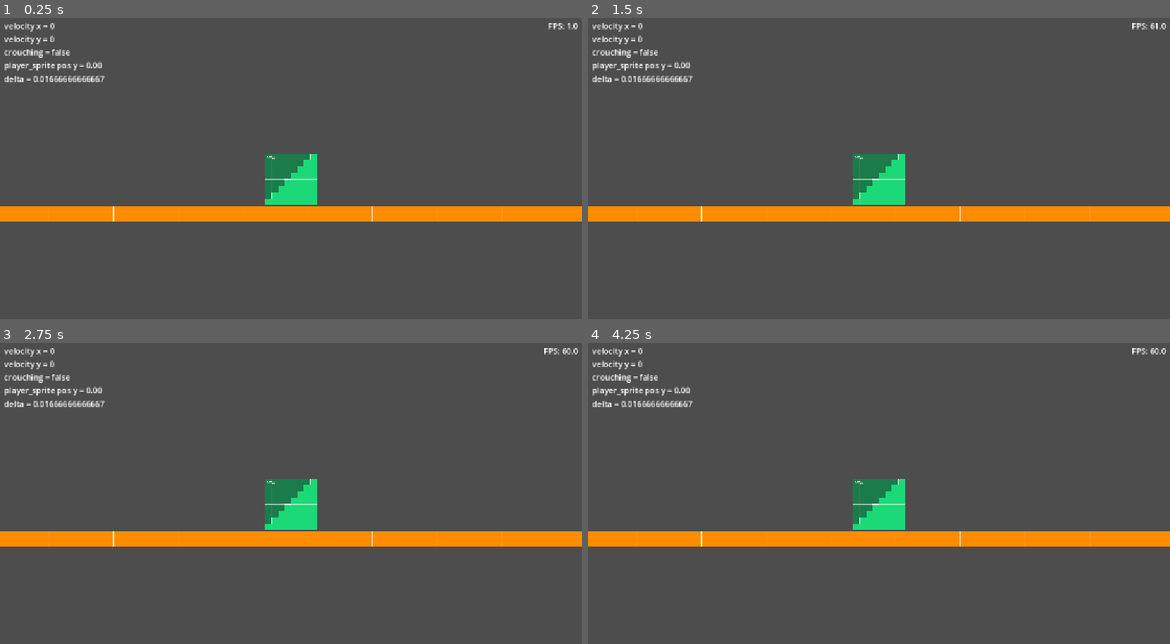
Above: before the commit, frames 1-4 (two rows, left to right).
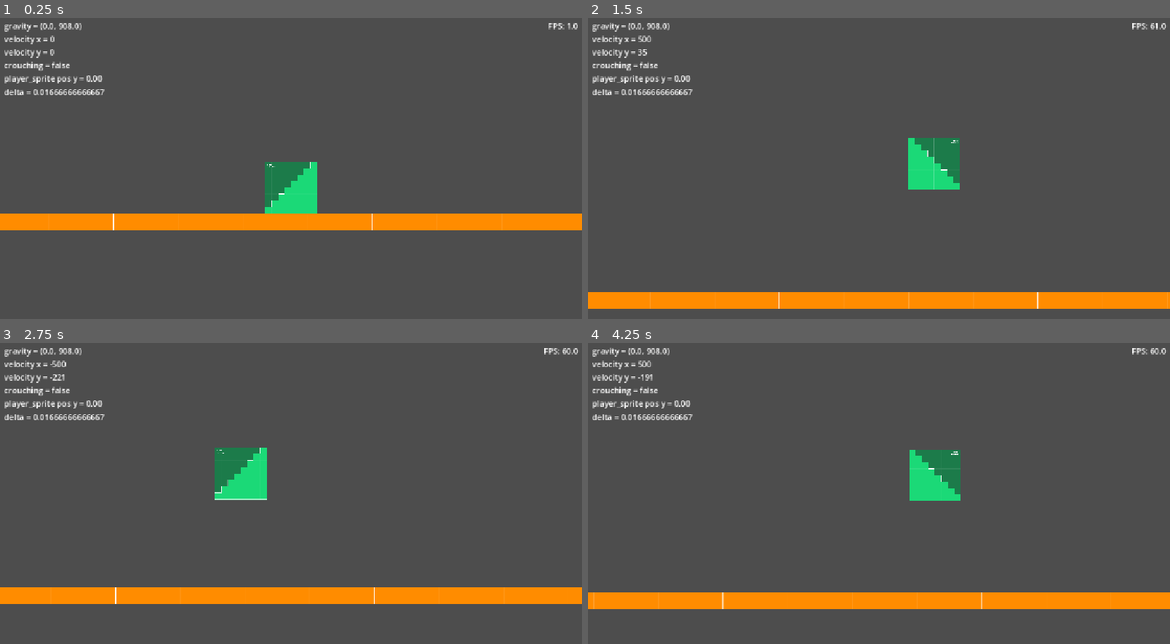
Above: after the commit, the same moments.

Repository: mitchglitchisdabestg/Haven-game
Game: Godot game, scene res://Scenes/basic_world.tscn
Two runs of this game, one before a commit and one after it. Both use one fixed random seed, a clock stepped at 60 frames per second and the inputs below. Before the commit the project has no main scene; this scene is started directly in both runs.
Inputs:
- Up to frame 1 (0.25 s): no input
- Up to frame 2 (1.5 s): hold D (right, bound only after the commit) from 0.53 s (still down); tap Ctrl (crouch, bound only after the commit) at 0.6 s; tap Space (jump, bound only after the commit) at 0.77, 0.8, 1.07, 1.35 s
- Up to frame 3 (2.75 s): tap Space (jump, bound only after the commit) at 1.52, 1.82, 2.3 s; tap Ctrl (crouch, bound only after the commit) at 1.55, 2.1 s; release D (right, bound only after the commit) at 2.03 s; hold A (left, bound only after the commit) from 2.03 s (still down)
- Up to frame 4 (4.25 s): release A (left, bound only after the commit) at 2.78 s; hold D (right, bound only after the commit) from 2.78 s (still down); tap Ctrl (crouch, bound only after the commit) at 2.85 s; tap Space (jump, bound only after the commit) at 3.02, 3.32, 3.6, 3.77, 4.07 s

The runs differ from the first frame. In frame 1, 6.9% of the frame differs, in the area x 0-100%, y 1-71%; in frame 2, 15%; in frame 3, 15%, in the area x 0-100%, y 1-87%; in frame 4, 15%.

Commit message:
gravity const player fixes physics jitter
added gravity constants
player cant crouch in air
physics jitter from camera fixed
project.godot shows 4.5 shouldnt have issues on 4.7

Diff:
--- /dev/null
+++ b/Globals/constants.gd
@@ -0,0 +1,3 @@
+extends Node
+
+enum Gravity { EARTH = 908, SPACE = 454 }
--- a/Scenes/player.tscn
+++ b/Scenes/player.tscn
@@ -18,6 +18,8 @@
 shape = SubResource("CircleShape2D_6t5aa")
 
 [node name="Camera2D" type="Camera2D" parent="."]
+position_smoothing_enabled = true
+position_smoothing_speed = 2.135
 
 [node name="CanvasLayer" type="CanvasLayer" parent="."]
 
--- a/Scenes/player_ui.tscn
+++ b/Scenes/player_ui.tscn
@@ -48,7 +48,8 @@
 
 [node name="velocity" type="Label" parent="MarginContainer/debug/text_cont"]
 layout_mode = 2
-text = "velocity x =
+text = "gravity =
+velocity x =
 velocity y =
 crouching =
 player_sprite pos y = "
--- a/Scripts/player.gd
+++ b/Scripts/player.gd
@@ -2,8 +2,10 @@
 
 
 const SPEED: float = 500.0
-const JUMP_VELOCITY: float = -400.0
-const CHARGED_JUMP_MULT: float = 2.0
+const JUMP_VELOCITY: float = -600.0
+const CHARGED_JUMP_MULT: float = 1.3
+
+@export var gravity: Vector2 = Vector2(0.0, Constants.Gravity.EARTH)
 
 @onready var player_sprite: Sprite2D = $proto_player_texture
 
@@ -28,6 +30,10 @@
 
 
 func crouch_anim() -> void:
+	if not is_on_floor():
+		crouching = false
+		return
+
 	if crouching_tween and crouching_tween.is_running():
 		crouching_tween.kill()
 
@@ -38,12 +44,14 @@
 func _physics_process(delta: float) -> void:
 	# Add the gravity.
 	if not is_on_floor():
-		velocity += get_gravity() * delta
+		velocity += gravity * delta
 
 	# Handle jump.
 	if Input.is_action_just_pressed("jump") and is_on_floor():
 		if crouching:
 			velocity.y = JUMP_VELOCITY * CHARGED_JUMP_MULT #if holding crouch and jump do charged
+			crouching = false
+			crouch_anim()
 			return
 		velocity.y = JUMP_VELOCITY
 
--- a/Scripts/player_ui.gd
+++ b/Scripts/player_ui.gd
@@ -9,9 +9,10 @@
 func _process(delta: float) -> void:
 	if not player_parent: return
 
-	d_velocity.text = "velocity x = %d
+	d_velocity.text = "gravity = %s
+	velocity x = %d
 	velocity y = %d
 	crouching = %s
-	player_sprite pos y = %.2f" % [player_parent.velocity.x, player_parent.velocity.y, str(player_parent.crouching), player_parent.player_sprite.position.y]
+	player_sprite pos y = %.2f" % [str(player_parent.gravity), player_parent.velocity.x, player_parent.velocity.y, str(player_parent.crouching), player_parent.player_sprite.position.y]
 
 	d_delta.text = "delta = " + str(delta)
--- a/project.godot
+++ b/project.godot
@@ -11,17 +11,57 @@
 [application]
 
 config/name="Haven Game"
-config/features=PackedStringArray("4.7", "GL Compatibility")
+run/main_scene="uid://dnjc7jbpfdh2a"
+config/features=PackedStringArray("4.5", "GL Compatibility")
 config/icon="res://icon.svg"
+
+[autoload]
+
+Constants="*res://Globals/constants.gd"
 
 [display]
 
 window/stretch/mode="canvas_items"
 window/stretch/aspect="expand"
 
+[input]
+
+up={
+"deadzone": 0.2,
+"events": [Object(InputEventKey,"resource_local_to_scene":false,"resource_name":"","device":-1,"window_id":0,"alt_pressed":false,"shift_pressed":false,"ctrl_pressed":false,"meta_pressed":false,"pressed":false,"keycode":0,"physical_keycode":87,"key_label":0,"unicode":119,"location":0,"echo":false,"script":null)
+, Object(InputEventKey,"resource_local_to_scene":false,"resource_name":"","device":-1,"window_id":0,"alt_pressed":false,"shift_pressed":false,"ctrl_pressed":false,"meta_pressed":false,"pressed":false,"keycode":0,"physical_keycode":4194320,"key_label":0,"unicode":0,"location":0,"echo":false,"script":null)
+]
+}
+down={
+"deadzone": 0.2,
+"events": [Object(InputEventKey,"resource_local_to_scene":false,"resource_name":"","device":-1,"window_id":0,"alt_pressed":false,"shift_pressed":false,"ctrl_pressed":false,"meta_pressed":false,"pressed":false,"keycode":0,"physical_keycode":83,"key_label":0,"unicode":115,"location":0,"echo":false,"script":null)
+]
+}
+left={
+"deadzone": 0.2,
+"events": [Object(InputEventKey,"resource_local_to_scene":false,"resource_name":"","device":-1,"window_id":0,"alt_pressed":false,"shift_pressed":false,"ctrl_pressed":false,"meta_pressed":false,"pressed":false,"keycode":0,"physical_keycode":65,"key_label":0,"unicode":97,"location":0,"echo":false,"script":null)
+]
+}
+right={
+"deadzone": 0.2,
+"events": [Object(InputEventKey,"resource_local_to_scene":false,"resource_name":"","device":-1,"window_id":0,"alt_pressed":false,"shift_pressed":false,"ctrl_pressed":false,"meta_pressed":false,"pressed":false,"keycode":0,"physical_keycode":68,"key_label":0,"unicode":100,"location":0,"echo":false,"script":null)
+]
+}
+jump={
+"deadzone": 0.2,
+"events": [Object(InputEventKey,"resource_local_to_scene":false,"resource_name":"","device":-1,"window_id":0,"alt_pressed":false,"shift_pressed":false,"ctrl_pressed":false,"meta_pressed":false,"pressed":false,"keycode":0,"physical_keycode":32,"key_label":0,"unicode":32,"location":0,"echo":false,"script":null)
+]
+}
+crouch={
+"deadzone": 0.2,
+"events": [Object(InputEventKey,"resource_local_to_scene":false,"resource_name":"","device":-1,"window_id":0,"alt_pressed":false,"shift_pressed":false,"ctrl_pressed":false,"meta_pressed":false,"pressed":false,"keycode":0,"physical_keycode":4194326,"key_label":0,"unicode":0,"location":0,"echo":false,"script":null)
+]
+}
+
 [physics]
 
 3d/physics_engine="Jolt Physics"
+common/physics_interpolation=true
 
 [rendering]
 
Not shown, added: Globals/constants.gd.uid
